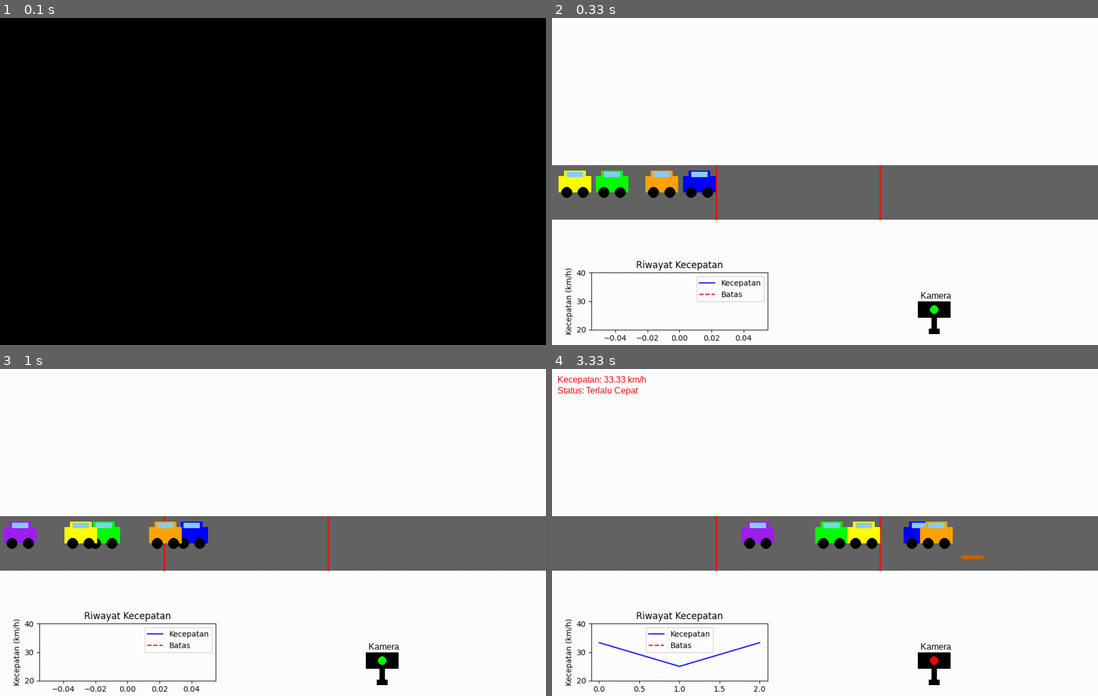
Above: before the commit, frames 1-4 (two rows, left to right).
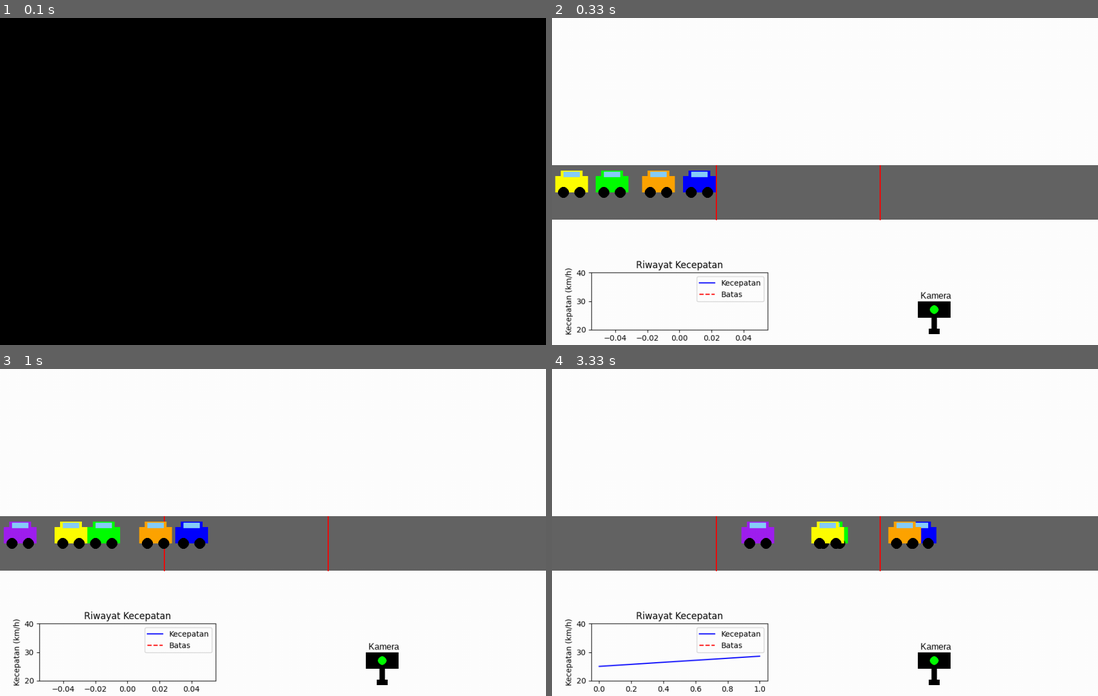
Above: after the commit, the same moments.

Repository: alzzenaa77/BISMILLAHJAYA
Game: pygame game, started from many-cars.py
Same seed, same stepped clock (60 frames per second), same inputs: the game is played once before the commit and once after it.
Inputs:
- Up to frame 1 (0.1 s): no input
- Up to frame 2 (0.33 s): no input
- Up to frame 3 (1 s): no input
- Up to frame 4 (3.33 s): no input

Frame 1 is identical in both runs. In frame 2, 0.4% of the frame differs, in the area x 0-24%, y 46-55%; in frame 3, 0.8%; in frame 4, 2.8%, in the area x 1-79%, y 2-99%.

Commit message:
fix: sim data for many cars

Diff:
--- /dev/null
+++ b/log_kecepatan_banyak.csv
@@ -0,0 +1,200 @@
+waktu,kecepatan,status,kena_speedbump,catatan
+2025-05-22T10:57:38,27.24,Aman,YA,Mobil lambat kena speedbump
+2025-05-22T10:57:38,33.26,Terlalu Cepat,YA,Normal
+2025-05-22T10:57:39,31.46,Terlalu Cepat,YA,Normal
+2025-05-22T10:57:40,27.21,Aman,TIDAK,Normal
+2025-05-22T10:57:41,26.04,Aman,TIDAK,Normal
+2025-05-22T10:57:45,31.28,Terlalu Cepat,TIDAK,Mobil cepat lolos
+2025-05-22T10:57:46,29.73,Aman,TIDAK,Normal
+2025-05-22T10:57:48,28.24,Aman,YA,Mobil lambat kena speedbump
+2025-05-22T10:57:49,32.86,Terlalu Cepat,YA,Normal
+2025-05-22T10:57:49,25.8,Aman,YA,Mobil lambat kena speedbump
+2025-05-22T10:57:53,28.21,Aman,TIDAK,Normal
+2025-05-22T10:57:55,35.25,Terlalu Cepat,YA,Normal
+2025-05-22T10:57:55,26.93,Aman,YA,Mobil lambat kena speedbump
+2025-05-22T10:57:57,33.3,Terlalu Cepat,YA,Normal
+2025-05-22T10:57:58,33.17,Terlalu Cepat,YA,Normal
+2025-05-22T10:58:00,31.04,Terlalu Cepat,YA,Normal
+2025-05-22T10:58:02,34.66,Terlalu Cepat,YA,Normal
+2025-05-22T10:58:03,26.98,Aman,YA,Mobil lambat kena speedbump
+2025-05-22T10:58:06,29.53,Aman,TIDAK,Normal
+2025-05-22T10:58:07,28.13,Aman,TIDAK,Normal
+2025-05-22T10:58:09,32.7,Terlalu Cepat,YA,Normal
+2025-05-22T10:58:10,24.96,Aman,TIDAK,Normal
+2025-05-22T10:58:12,31.55,Terlalu Cepat,TIDAK,Mobil cepat lolos
+2025-05-22T10:58:14,35.25,Terlalu Cepat,TIDAK,Mobil cepat lolos
+2025-05-22T10:58:15,29.94,Aman,TIDAK,Normal
+2025-05-22T10:58:16,29.5,Aman,TIDAK,Normal
+2025-05-22T10:58:19,26.79,Aman,TIDAK,Normal
+2025-05-22T10:58:20,31.01,Terlalu Cepat,TIDAK,Mobil cepat lolos
+2025-05-22T10:58:22,25.78,Aman,TIDAK,Normal
+2025-05-22T10:58:23,29.63,Aman,TIDAK,Normal
+2025-05-22T10:58:24,33.33,Terlalu Cepat,TIDAK,Mobil cepat lolos
+2025-05-22T10:58:28,25.74,Aman,TIDAK,Normal
+2025-05-22T10:58:30,26.91,Aman,YA,Mobil lambat kena speedbump
+2025-05-22T10:58:30,34.68,Terlalu Cepat,YA,Normal
+2025-05-22T10:58:30,33.28,Terlalu Cepat,YA,Normal
+2025-05-22T10:58:31,28.2,Aman,YA,Mobil lambat kena speedbump
+2025-05-22T10:58:36,34.64,Terlalu Cepat,YA,Normal
+2025-05-22T10:58:37,29.5,Aman,YA,Mobil lambat kena speedbump
+2025-05-22T10:58:38,32.72,Terlalu Cepat,YA,Normal
+2025-05-22T10:58:38,32.72,Terlalu Cepat,YA,Normal
+2025-05-22T10:58:39,33.9,Terlalu Cepat,YA,Normal
+2025-05-22T10:58:44,35.25,Terlalu Cepat,YA,Normal
+2025-05-22T10:58:45,36.74,Terlalu Cepat,YA,Normal
+2025-05-22T10:58:46,34.56,Terlalu Cepat,YA,Normal
+2025-05-22T10:58:47,32.72,Terlalu Cepat,YA,Normal
+2025-05-22T10:58:47,29.48,Aman,YA,Mobil lambat kena speedbump
+2025-05-22T10:58:52,32.8,Terlalu Cepat,TIDAK,Mobil cepat lolos
+2025-05-22T10:58:52,29.57,Aman,TIDAK,Normal
+2025-05-22T10:58:55,32.91,Terlalu Cepat,YA,Normal
+2025-05-22T10:58:55,31.2,Terlalu Cepat,YA,Normal
+2025-05-22T10:58:55,26.98,Aman,YA,Mobil lambat kena speedbump
+2025-05-22T10:59:02,25.7,Aman,TIDAK,Normal
+2025-05-22T10:59:02,25.7,Aman,TIDAK,Normal
+2025-05-22T10:59:04,25.73,Aman,TIDAK,Normal
+2025-05-22T10:59:04,28.12,Aman,TIDAK,Normal
+2025-05-22T10:59:04,32.73,Terlalu Cepat,TIDAK,Mobil cepat lolos
+2025-05-22T10:59:11,34.64,Terlalu Cepat,YA,Normal
+2025-05-22T10:59:11,34.6,Terlalu Cepat,YA,Normal
+2025-05-22T10:59:11,28.13,Aman,YA,Mobil lambat kena speedbump
+2025-05-22T10:59:11,31.04,Terlalu Cepat,YA,Normal
+2025-05-22T10:59:12,35.27,Terlalu Cepat,YA,Normal
+2025-05-22T10:59:19,31.06,Terlalu Cepat,YA,Normal
+2025-05-22T10:59:19,33.33,Terlalu Cepat,YA,Normal
+2025-05-22T10:59:19,31.58,Terlalu Cepat,YA,Normal
+2025-05-22T10:59:21,26.77,Aman,TIDAK,Normal
+2025-05-22T10:59:22,24.7,Aman,TIDAK,Normal
+2025-05-22T10:59:59,27.16,Aman,TIDAK,Normal
+2025-05-22T10:59:59,31.46,Terlalu Cepat,TIDAK,Mobil cepat lolos
+2025-05-22T11:00:00,29.93,Aman,TIDAK,Normal
+2025-05-22T11:00:01,24.91,Aman,TIDAK,Normal
+2025-05-22T11:00:01,28.44,Aman,TIDAK,Normal
+2025-05-22T11:00:07,35.27,Terlalu Cepat,YA,Normal
+2025-05-22T11:00:08,35.03,Terlalu Cepat,YA,Normal
+2025-05-22T11:00:08,33.09,Terlalu Cepat,YA,Normal
+2025-05-22T11:00:09,29.76,Aman,YA,Mobil lambat kena speedbump
+2025-05-22T11:00:11,25.74,Aman,TIDAK,Normal
+2025-05-22T11:00:16,25.73,Aman,YA,Mobil lambat kena speedbump
+2025-05-22T11:00:16,31.09,Terlalu Cepat,YA,Normal
+2025-05-22T11:00:17,28.14,Aman,YA,Mobil lambat kena speedbump
+2025-05-22T11:00:18,29.54,Aman,YA,Mobil lambat kena speedbump
+2025-05-22T11:00:19,34.66,Terlalu Cepat,TIDAK,Mobil cepat lolos
+2025-05-22T11:00:25,28.28,Aman,TIDAK,Normal
+2025-05-22T11:00:25,28.24,Aman,TIDAK,Normal
+2025-05-22T11:00:26,29.63,Aman,TIDAK,Normal
+2025-05-22T11:00:26,29.59,Aman,TIDAK,Normal
+2025-05-22T11:00:28,27.06,Aman,TIDAK,Normal
+2025-05-22T11:00:32,31.2,Terlalu Cepat,YA,Normal
+2025-05-22T11:00:33,28.26,Aman,YA,Mobil lambat kena speedbump
+2025-05-22T11:00:35,24.64,Aman,TIDAK,Normal
+2025-05-22T11:00:36,25.68,Aman,TIDAK,Normal
+2025-05-22T11:00:39,25.81,Aman,YA,Mobil lambat kena speedbump
+2025-05-22T11:00:39,34.66,Terlalu Cepat,YA,Normal
+2025-05-22T11:00:40,29.56,Aman,YA,Mobil lambat kena speedbump
+2025-05-22T11:00:45,31.07,Terlalu Cepat,TIDAK,Mobil cepat lolos
+2025-05-22T11:00:46,24.7,Aman,TIDAK,Normal
+2025-05-22T11:00:47,32.82,Terlalu Cepat,TIDAK,Mobil cepat lolos
+2025-05-22T11:00:48,31.55,Terlalu Cepat,TIDAK,Mobil cepat lolos
+2025-05-22T11:00:50,25.67,Aman,TIDAK,Normal
+2025-05-22T11:00:54,29.59,Aman,TIDAK,Normal
+2025-05-22T11:00:55,25.74,Aman,YA,Mobil lambat kena speedbump
+2025-05-22T11:00:55,34.66,Terlalu Cepat,YA,Normal
+2025-05-22T11:00:56,31.07,Terlalu Cepat,YA,Normal
+2025-05-22T11:00:59,37.04,Terlalu Cepat,YA,Normal
+2025-05-22T11:01:01,29.62,Aman,YA,Mobil lambat kena speedbump
+2025-05-22T11:01:02,35.27,Terlalu Cepat,YA,Normal
+2025-05-22T11:01:03,35.29,Terlalu Cepat,YA,Normal
+2025-05-22T11:01:04,28.13,Aman,TIDAK,Normal
+2025-05-22T11:01:09,29.56,Aman,TIDAK,Normal
+2025-05-22T11:01:09,26.91,Aman,TIDAK,Normal
+2025-05-22T11:01:11,34.66,Terlalu Cepat,TIDAK,Mobil cepat lolos
+2025-05-22T11:01:11,31.07,Terlalu Cepat,YA,Normal
+2025-05-22T11:01:12,29.54,Aman,YA,Mobil lambat kena speedbump
+2025-05-22T11:01:17,29.53,Aman,TIDAK,Normal
+2025-05-22T11:01:17,28.57,Aman,TIDAK,Normal
+2025-05-22T11:01:18,31.14,Terlalu Cepat,TIDAK,Mobil cepat lolos
+2025-05-22T11:01:19,35.25,Terlalu Cepat,YA,Normal
+2025-05-22T11:01:21,32.82,Terlalu Cepat,YA,Normal
+2025-05-22T11:01:24,33.3,Terlalu Cepat,TIDAK,Mobil cepat lolos
+2025-05-22T11:01:26,34.56,Terlalu Cepat,TIDAK,Mobil cepat lolos
+2025-05-22T11:01:26,28.08,Aman,TIDAK,Normal
+2025-05-22T11:01:27,30.69,Terlalu Cepat,TIDAK,Mobil cepat lolos
+2025-05-22T11:01:28,30.69,Terlalu Cepat,YA,Normal
+2025-05-22T11:01:32,29.85,Aman,TIDAK,Normal
+2025-05-22T11:01:33,28.42,Aman,TIDAK,Normal
+2025-05-22T11:01:34,32.73,Terlalu Cepat,TIDAK,Mobil cepat lolos
+2025-05-22T11:01:38,26.77,Aman,TIDAK,Normal
+2025-05-22T11:01:38,26.77,Aman,TIDAK,Normal
+2025-05-22T11:01:41,34.42,Terlalu Cepat,TIDAK,Mobil cepat lolos
+2025-05-22T11:01:41,26.71,Aman,TIDAK,Normal
+2025-05-22T11:01:41,26.73,Aman,TIDAK,Normal
+2025-05-22T11:02:26,31.55,Terlalu Cepat,TIDAK,Mobil cepat lolos
+2025-05-22T11:02:26,24.98,Aman,TIDAK,Normal
+2025-05-22T11:02:27,28.54,Aman,TIDAK,Normal
+2025-05-22T11:02:27,28.37,Aman,TIDAK,Normal
+2025-05-22T11:02:28,27.08,Aman,TIDAK,Normal
+2025-05-22T11:02:35,34.99,Terlalu Cepat,YA,Normal
+2025-05-22T11:02:35,31.32,Terlalu Cepat,YA,Normal
+2025-05-22T11:02:36,31.33,Terlalu Cepat,YA,Normal
+2025-05-22T11:02:36,24.84,Aman,YA,Mobil lambat kena speedbump
+2025-05-22T11:02:36,28.37,Aman,YA,Mobil lambat kena speedbump
+2025-05-22T11:02:43,32.64,Terlalu Cepat,YA,Normal
+2025-05-22T11:02:43,30.96,Terlalu Cepat,YA,Normal
+2025-05-22T11:02:44,25.64,Aman,YA,Mobil lambat kena speedbump
+2025-05-22T11:02:44,34.64,Terlalu Cepat,YA,Normal
+2025-05-22T11:02:44,34.62,Terlalu Cepat,YA,Normal
+2025-05-22T11:02:50,35.27,Terlalu Cepat,YA,Normal
+2025-05-22T11:02:51,33.3,Terlalu Cepat,TIDAK,Mobil cepat lolos
+2025-05-22T11:02:52,32.88,Terlalu Cepat,TIDAK,Mobil cepat lolos
+2025-05-22T11:02:52,29.63,Aman,TIDAK,Normal
+2025-05-22T11:02:55,24.78,Aman,TIDAK,Normal
+2025-05-22T11:02:58,29.97,Aman,TIDAK,Normal
+2025-05-22T11:02:59,32.68,Terlalu Cepat,TIDAK,Mobil cepat lolos
+2025-05-22T11:03:00,34.54,Terlalu Cepat,TIDAK,Mobil cepat lolos
+2025-05-22T11:03:00,29.46,Aman,TIDAK,Normal
+2025-05-22T11:03:03,31.14,Terlalu Cepat,YA,Normal
+2025-05-22T11:03:06,32.89,Terlalu Cepat,YA,Normal
+2025-05-22T11:03:07,32.89,Terlalu Cepat,YA,Normal
+2025-05-22T11:03:07,26.97,Aman,YA,Mobil lambat kena speedbump
+2025-05-22T11:03:10,33.24,Terlalu Cepat,TIDAK,Mobil cepat lolos
+2025-05-22T11:03:10,28.5,Aman,TIDAK,Normal
+2025-05-22T11:03:14,29.13,Aman,TIDAK,Normal
+2025-05-22T11:03:15,29.53,Aman,TIDAK,Normal
+2025-05-22T11:03:16,29.53,Aman,TIDAK,Normal
+2025-05-22T11:03:19,34.76,Terlalu Cepat,YA,Normal
+2025-05-22T11:03:19,31.53,Terlalu Cepat,YA,Normal
+2025-05-22T11:03:23,25.77,Aman,TIDAK,Normal
+2025-05-22T11:03:24,31.04,Terlalu Cepat,TIDAK,Mobil cepat lolos
+2025-05-22T11:03:25,31.55,Terlalu Cepat,TIDAK,Mobil cepat lolos
+2025-05-22T11:03:26,26.93,Aman,TIDAK,Normal
+2025-05-22T11:03:28,31.1,Terlalu Cepat,YA,Normal
+2025-05-22T11:03:32,32.75,Terlalu Cepat,YA,Normal
+2025-05-22T11:03:32,33.28,Terlalu Cepat,YA,Normal
+2025-05-22T11:03:33,28.21,Aman,YA,Mobil lambat kena speedbump
+2025-05-22T11:03:35,34.5,Terlalu Cepat,YA,Normal
+2025-05-22T11:03:36,26.77,Aman,YA,Mobil lambat kena speedbump
+2025-05-22T11:03:41,25.63,Aman,TIDAK,Normal
+2025-05-22T11:03:41,26.77,Aman,TIDAK,Normal
+2025-05-22T11:03:42,25.63,Aman,TIDAK,Normal
+2025-05-22T11:03:43,35.29,Terlalu Cepat,YA,Normal
+2025-05-22T11:03:43,33.33,Terlalu Cepat,YA,Normal
+2025-05-22T11:03:48,34.74,Terlalu Cepat,YA,Normal
+2025-05-22T11:03:51,28.06,Aman,YA,Mobil lambat kena speedbump
+2025-05-22T11:03:51,34.54,Terlalu Cepat,YA,Normal
+2025-05-22T11:03:51,26.81,Aman,YA,Mobil lambat kena speedbump
+2025-05-22T11:03:52,29.96,Aman,YA,Mobil lambat kena speedbump
+2025-05-22T11:03:57,31.97,Terlalu Cepat,YA,Normal
+2025-05-22T11:03:58,33.96,Terlalu Cepat,YA,Normal
+2025-05-22T11:03:59,29.34,Aman,YA,Mobil lambat kena speedbump
+2025-05-22T11:04:00,34.42,Terlalu Cepat,TIDAK,Mobil cepat lolos
+2025-05-22T11:04:02,25.72,Aman,YA,Mobil lambat kena speedbump
+2025-05-22T11:04:06,26.79,Aman,YA,Mobil lambat kena speedbump
+2025-05-22T11:04:06,36.56,Terlalu Cepat,YA,Normal
+2025-05-22T11:04:07,30.9,Terlalu Cepat,YA,Normal
+2025-05-22T11:04:08,33.86,Terlalu Cepat,YA,Normal
+2025-05-22T11:04:11,28.02,Aman,TIDAK,Normal
+2025-05-22T11:04:14,29.51,Aman,YA,Mobil lambat kena speedbump
+2025-05-22T11:04:14,32.73,Terlalu Cepat,YA,Normal
+2025-05-22T11:04:17,25.73,Aman,TIDAK,Normal
+2025-05-22T11:04:18,25.73,Aman,TIDAK,Normal
--- /dev/null
+++ b/log_kecepatan_banyak_1.csv
@@ -0,0 +1 @@
+waktu,kecepatan,status,kena_speedbump,catatan
--- a/many-cars.py
+++ b/many-cars.py
@@ -3,6 +3,9 @@
 import matplotlib.pyplot as plt
 import numpy as np
 import matplotlib.backends.backend_agg as agg
+import csv
+import os
+from datetime import datetime
 
 pygame.init()
 
@@ -63,6 +66,7 @@
         self.sensor2_triggered = False
         self.waktu_tempuh = 0
         self.deselerasi = False
+        self.already_logged = False
 
     def update(self, dt):
         self.x += self.speed * dt
@@ -104,6 +108,32 @@
             if self.bounce < 0:
                 self.bounce = 0
 
+    def check_speedbump_log(self):
+        wheel_front_x = self.x + 45  # Posisi roda depan
+        if not self.already_logged and wheel_front_x > speedbump_x + speedbump_width:
+            # Mobil telah melewati speed bump
+            kena = speedbump_height > 2  # Apakah speed bump sedang aktif
+            kecepatan_mps = self.kecepatan_terukur / konversi_m_per_pixel if self.kecepatan_terukur else 0
+
+            if kena and self.kecepatan_terukur <= batas_kecepatan_pixels_ps:
+                catatan = "Mobil lambat kena speedbump"
+            elif not kena and self.kecepatan_terukur > batas_kecepatan_pixels_ps:
+                catatan = "Mobil cepat lolos"
+            else:
+                catatan = "Normal"
+
+            if self.kecepatan_terukur:
+                with open("log_kecepatan_banyak.csv", "a", newline="") as f:
+                    writer = csv.writer(f)
+                    writer.writerow([
+                        datetime.now().isoformat(timespec='seconds'),
+                        round(kecepatan_mps, 2),
+                        self.status,
+                        "YA" if kena else "TIDAK",
+                        catatan
+                    ])
+            self.already_logged = True
+
 cars = []
 start_x = 200
 colors = [BLUE, ORANGE, GREEN, YELLOW, (160, 32, 240)]
@@ -111,7 +141,7 @@
     if i % 2 == 0:
         speed = random.uniform(batas_kecepatan_pixels_ps - 20, batas_kecepatan_pixels_ps)  # lambat
     else:
-        speed = random.uniform(batas_kecepatan_pixels_ps + 20, batas_kecepatan_pixels_ps + 40)  # cepat
+        speed = random.uniform(batas_kecepatan_pixels_ps, batas_kecepatan_pixels_ps + 20)  # cepat
     cars.append(Car(start_x - i * 80, speed, colors[i % len(colors)]))  # mobil berdekatan
 
 def draw_environment():
@@ -170,6 +200,13 @@
 clock = pygame.time.Clock()
 running = True
 
+# Logging ke file CSV
+csv_file_path = "log_kecepatan_banyak.csv"
+if not os.path.exists(csv_file_path):
+    with open(csv_file_path, mode='w', newline='') as file:
+        writer = csv.writer(file)
+        writer.writerow(["waktu", "kecepatan", "status", "kena_speedbump", "catatan"])
+
 while running:
     dt = clock.tick(10) / 1000
     for event in pygame.event.get():
@@ -182,11 +219,14 @@
     for car in cars:
         car.update(dt)
         speed, status = car.check_sensors(dt)
+        car.check_speedbump_log()
         if speed:
             log_data.append([speed, status])
             speeds.append(speed)
         if car.kecepatan_terukur and car.kecepatan_terukur > batas_kecepatan_pixels_ps:
             speedbump_raise = True
+        elif car.kecepatan_terukur and car.kecepatan_terukur < batas_kecepatan_pixels_ps:
+            speedbump_raise = False
         car.check_bounce(dt)
         car.draw()
         display_info(speed, status)
@@ -214,5 +254,6 @@
             car.status = "Menunggu..."
             car.waktu_tempuh = 0
             car.deselerasi = False
+            car.already_logged = False
 
 pygame.quit()
Not shown, removed: simulasi
Not shown, added: .gitignore
